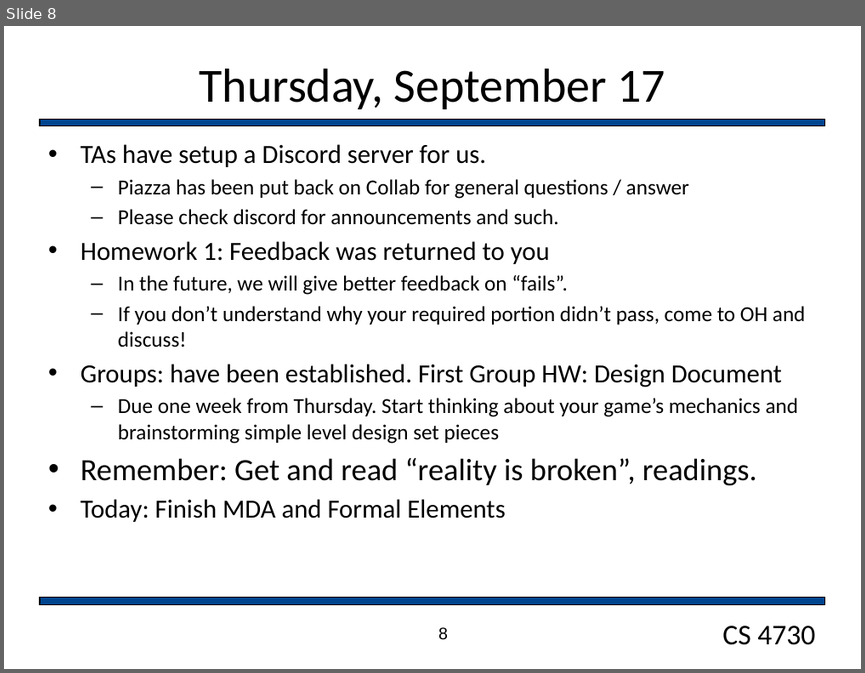
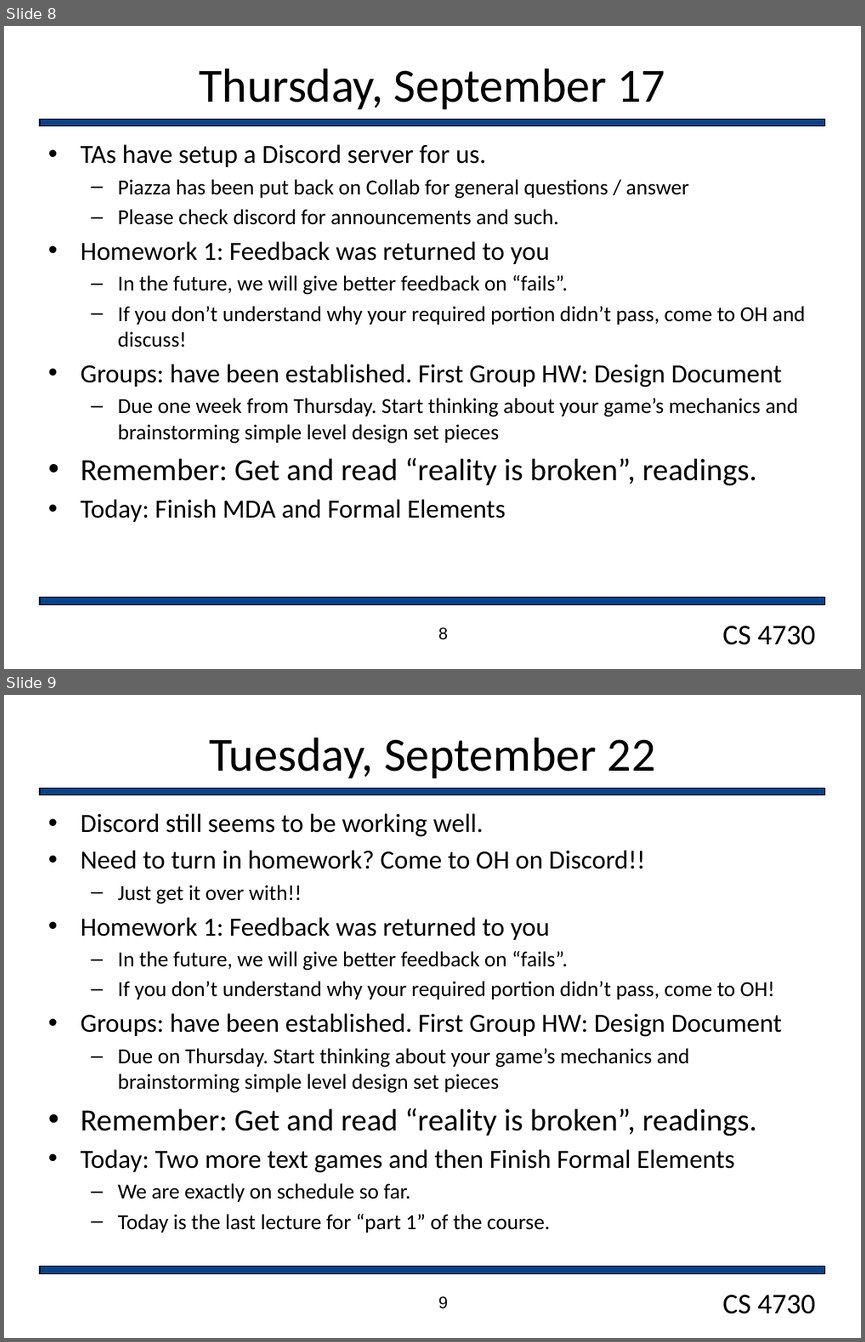
Before and after one commit to markfloryan/gamedesign, a slide deck: slides/dailyAnnouncements.pptx. Shown one above the other, each under a label of ours: slide 8 before the commit, slides 8 and 9 after it. The pictures are 865x673 and 865x1342 pixels, drawn with LibreOffice and Linux fonts; fonts in the diff are those of the drawing; background and template pictures are left out. Boxes give left, top, right and bottom in pixels: in the first picture for what was removed or moved away, otherwise in the second. Text is boxed around its words. In the diff, an @@ line names an element or a change of style, - is before the commit and + after.

Commit message:
new game loop slides. Announcements

```diff
--- a/slides/dailyAnnouncements.pptx
+++ b/slides/dailyAnnouncements.pptx
@@ slide 9 added at [4, 695, 861, 1338], background #FFFFFF; not listed: 3 template elements that a slide beside it also shows @@
@@ title added at [209, 737, 656, 778], 40 pt, text #000000 @@
+Tuesday, September 22
@@ text added at [80, 813, 782, 1232], 18 pt, text #000000 @@
+• Discord still seems to be working well.
+• Need to turn in homework? Come to OH on Discord!!
+  – Just get it over with!!
+• Homework 1: Feedback was returned to you
+  – In the future, we will give better feedback on “fails”.
+  – If you don’t understand why your required portion didn’t pass, come to OH!
+• Groups: have been established. First Group HW: Design Document
+  – Due on Thursday. Start thinking about your game’s mechanics and brainstorming simple level design set pieces
+• Remember: Get and read “reality is broken”, readings.
+• Today: Two more text games and then Finish Formal Elements
+  – We are exactly on schedule so far.
+  – Today is the last lecture for “part 1” of the course.
@@ page number added at [438, 1296, 448, 1309], 14 pt, text #000000 @@
+9
```
Also in this commit, not shown: 3 other files.
